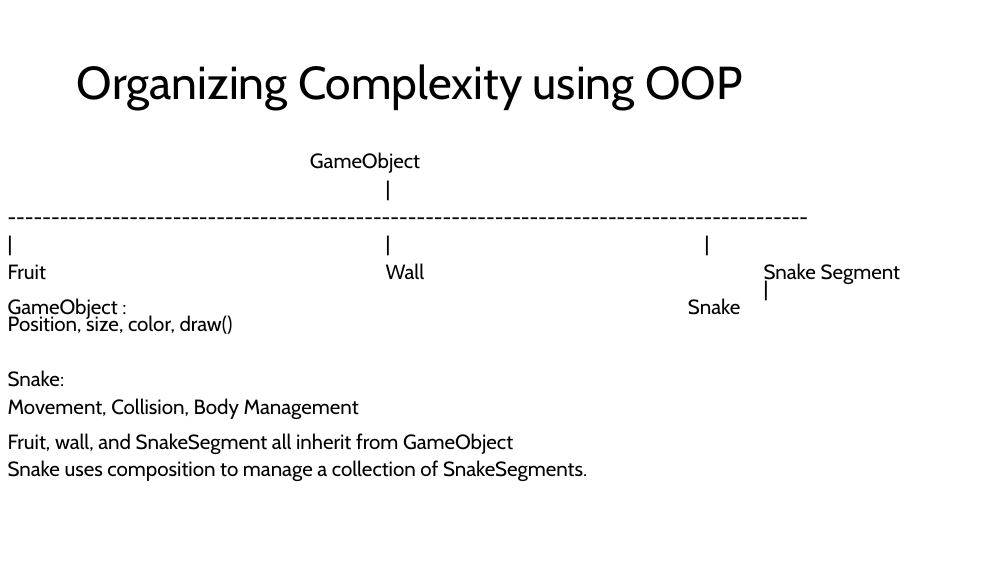
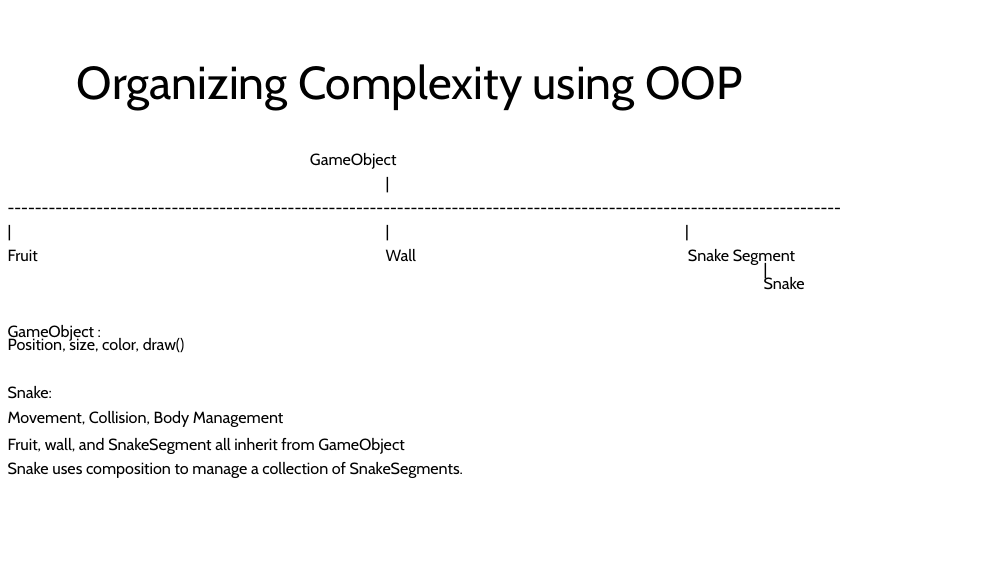
Before and after one commit to HoloJem/snake-game, a slide deck: slide 5 of presentation/The main lesson.pptx. Drawn at 1008x567 pixels with LibreOffice and Linux fonts; fonts in the diff are those of the drawing. Boxes give left, top, right and bottom in pixels: in the first picture for what was removed or moved away, otherwise in the second. Text is boxed around its words. In the diff, an @@ line names an element or a change of style, - is before the commit and + after.

```diff
--- a/presentation/The main lesson.pptx
+++ b/presentation/The main lesson.pptx
@@ text at box(8, 153, 805, 478): text changed; size 19.6 to 15.4 pt @@
---------------------------------------------------------------------------------------------
+--------------------------------------------------------------------------------------------------------------------------
@@ text at box(8, 153, 463, 478): size 19.6 to 15.4 pt in "GameObject", "|", "| | |", "Snake:" and 2 more places @@
@@ text at box(8, 249, 805, 352): text changed; size 19.6 to 15.4 pt @@
-Fruit Wall Snake Segment
-|
-GameObject : Snake
-Position, size, color, draw()
+Fruit Wall Snake Segment
+|
+Snake
+GameObject :
+Position, size, color, draw()
```
Also in this commit, not shown: 1 other file.
